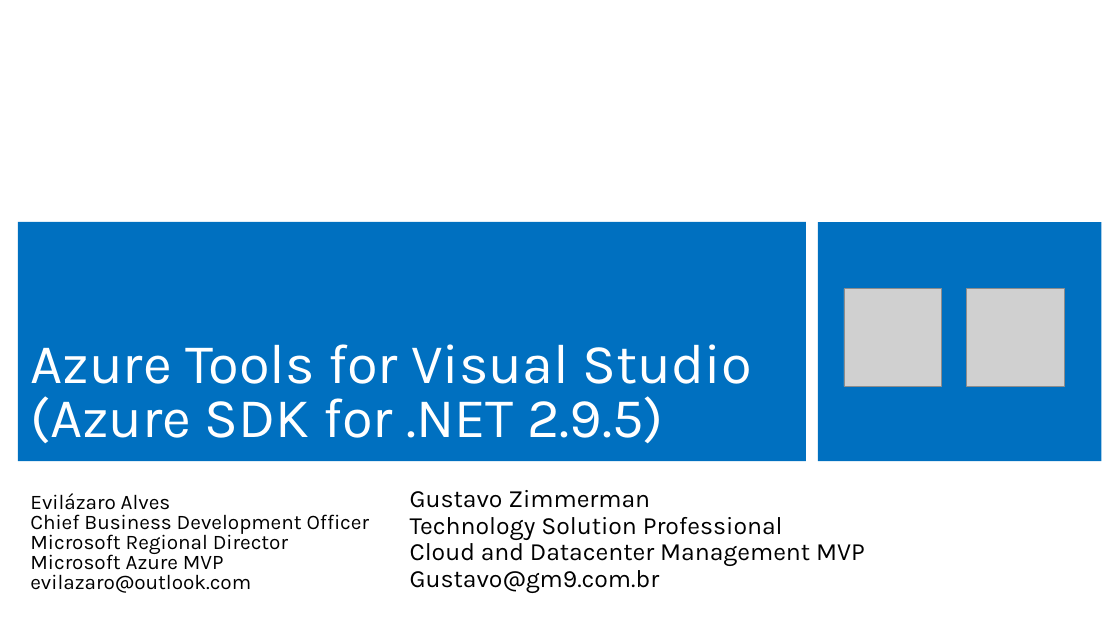
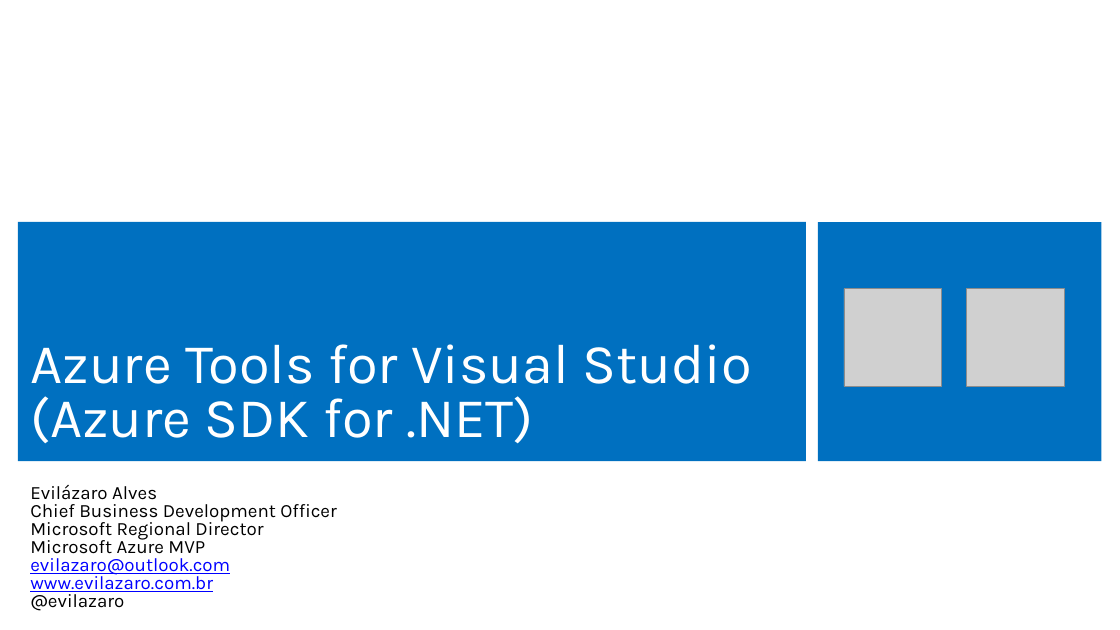
Before and after one commit to Evilazaro/MCSDAzureTraining, a slide deck: slide 1 of Azure SDK.pptx. Drawn at 1120x630 pixels with LibreOffice and Linux fonts; fonts in the diff are those of the drawing; grey boxes stand for pictures. Boxes give left, top, right and bottom in pixels: in the first picture for what was removed or moved away, otherwise in the second. Text is boxed around its words. In the diff, an @@ line names an element or a change of style, - is before the commit and + after.

Commit message:
SDK

```diff
--- a/Azure SDK.pptx
+++ b/Azure SDK.pptx
@@ title at (30, 344, 752, 444): text changed @@
-Azure Tools for Visual Studio (Azure SDK for .NET 2.9.5)
+Azure Tools for Visual Studio (Azure SDK for .NET)
@@ subtitle at (30, 485, 337, 575): size 17.8 to 16.1 pt in "Evilázaro Alves", "Chief Business Development Officer", "Microsoft Regional Director", "Microsoft Azure MVP" and 1 more places; text colour #000000 to #0000FF, underline on in "evilazaro@outlook.com" @@
@@ text removed at (410, 490, 865, 593) @@
-Gustavo Zimmerman
-Technology Solution Professional
-Cloud and Datacenter Management MVP
-Gustavo@gm9.com.br
@@ subtitle at (30, 573, 213, 611): paragraphs added @@
+www.evilazaro.com.br
+@evilazaro
```
